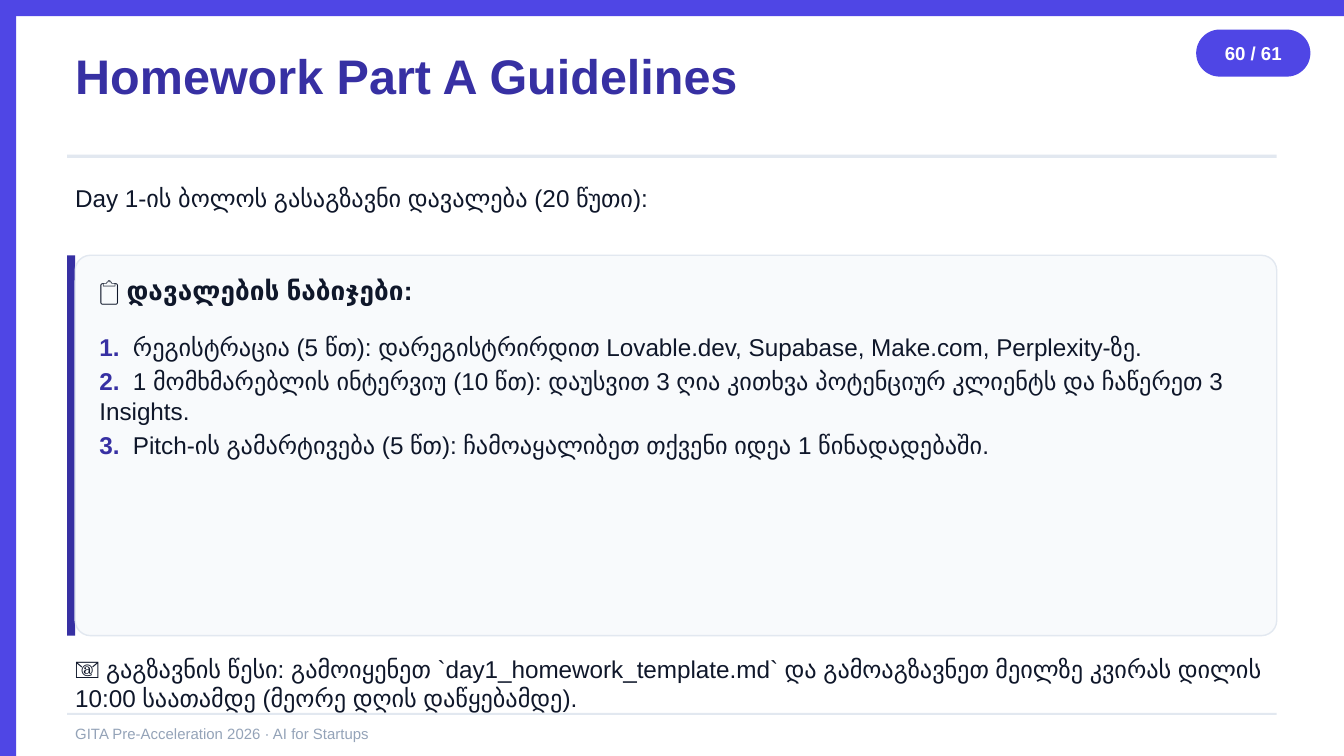
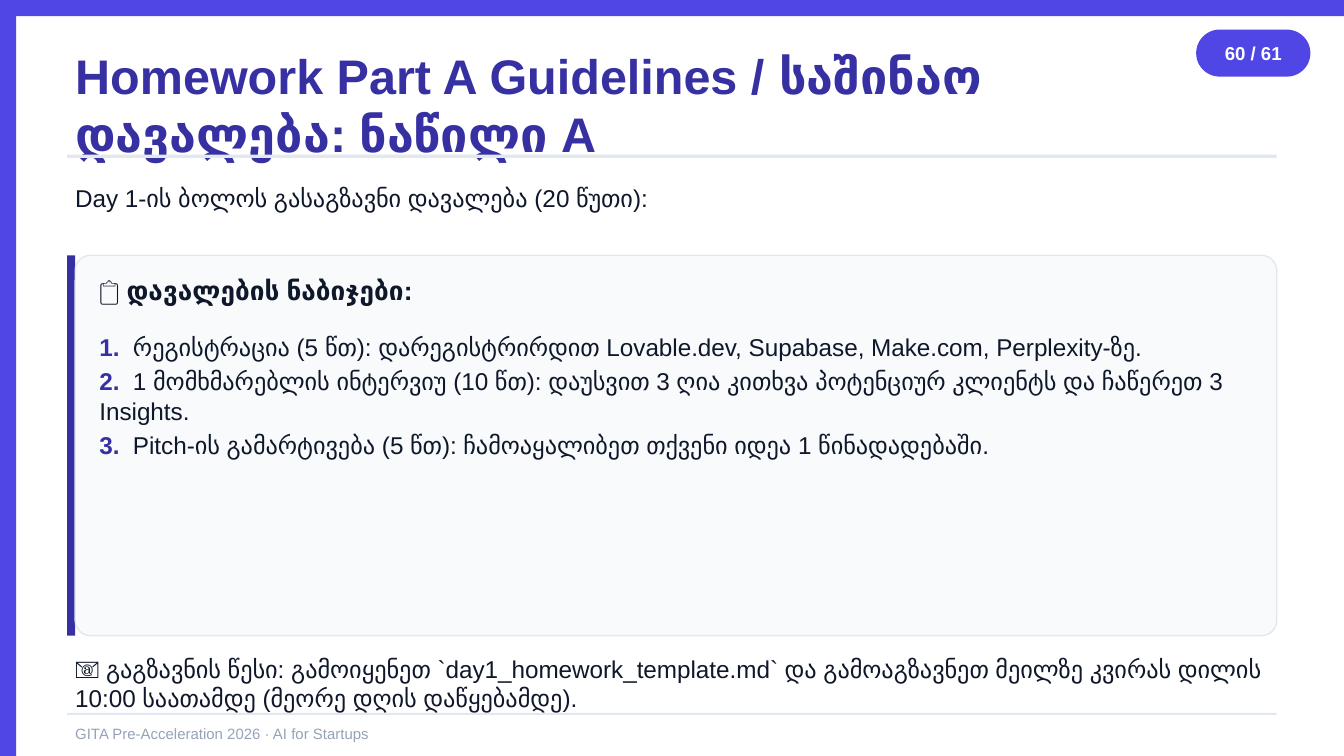
Before and after one commit to basilaia123/ai2026, a slide deck: slide 60 of GITA/Pre-Acceleration/2026-5h-AI-for-Startups/day1-slides.pptx. Drawn at 1344x756 pixels with LibreOffice and Linux fonts; fonts in the diff are those of the drawing. Boxes give left, top, right and bottom in pixels: in the first picture for what was removed or moved away, otherwise in the second. Text is boxed around its words. In the diff, an @@ line names an element or a change of style, - is before the commit and + after.

```diff
--- a/GITA/Pre-Acceleration/2026-5h-AI-for-Startups/day1-slides.pptx
+++ b/GITA/Pre-Acceleration/2026-5h-AI-for-Startups/day1-slides.pptx
@@ text at [75, 54, 981, 162]: text changed @@
-Homework Part A Guidelines
+Homework Part A Guidelines / საშინაო დავალება: ნაწილი A
```
Also in this commit, not shown: 29 other slides changed, 3 other files.
